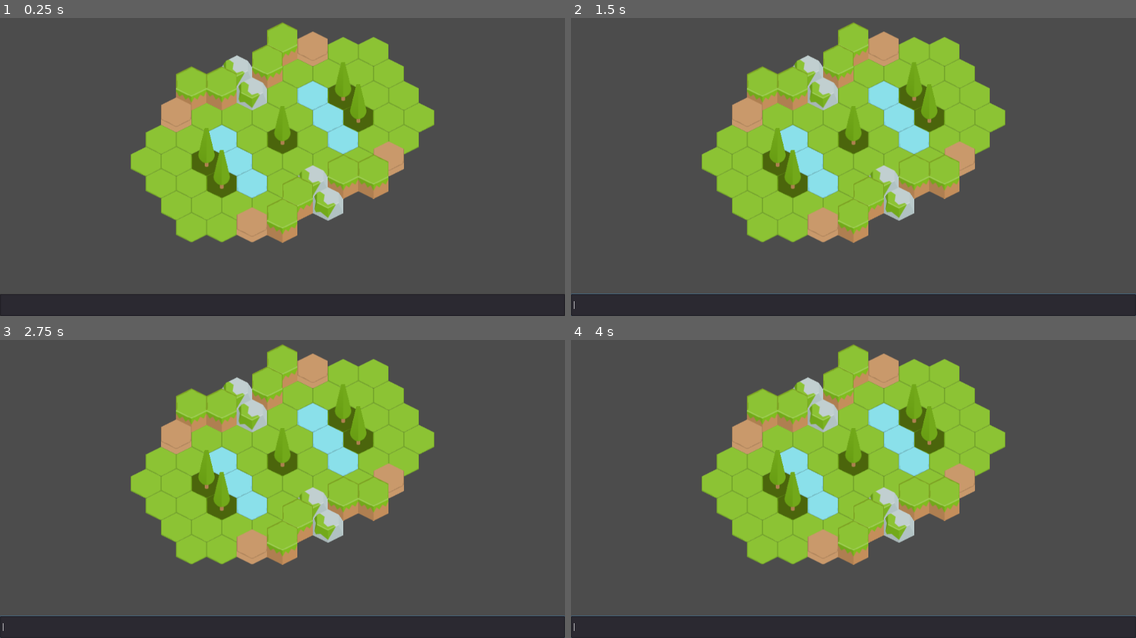
Above: before the commit, frames 1-4 (two rows, left to right).
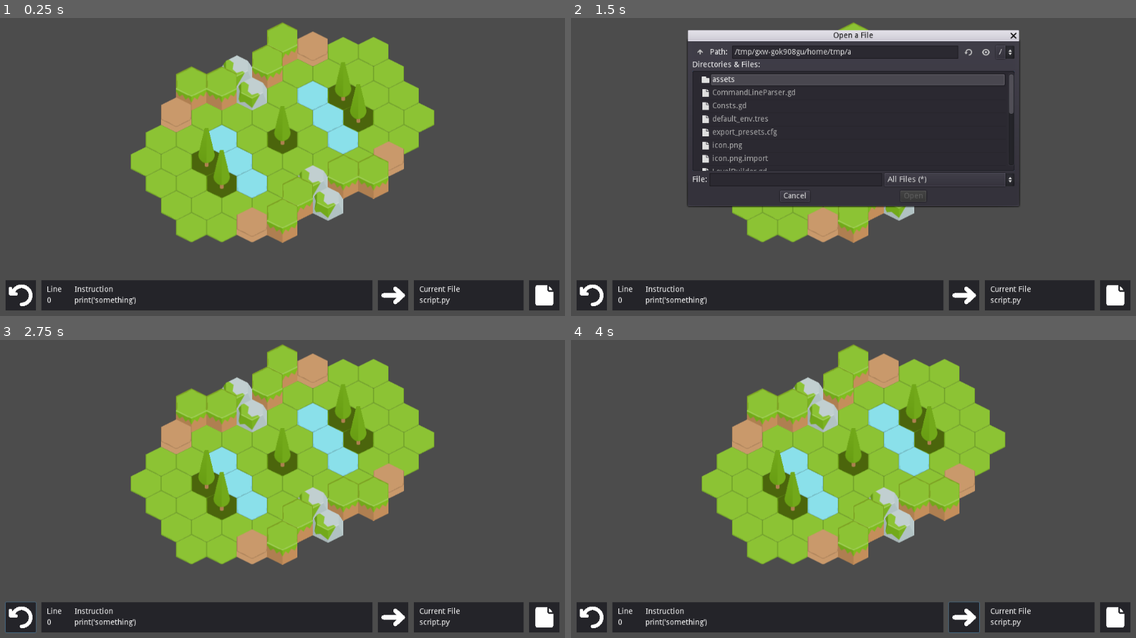
Above: after the commit, the same moments.

Repository: pitrak1/code-battle
Game: Godot game, scene res://LevelPOC.tscn
Same seed, same stepped clock (60 frames per second), same inputs: the game is played once before the commit and once after it.
Inputs (mouse positions are in pixels of both pictures, inside the frame that each line leads up to):
- Up to frame 1 (0.25 s): no input
- Up to frame 2 (1.5 s): click (593, 295) at 0.52 s; click (1113, 295) at 1.27 s
- Up to frame 3 (2.75 s): click (22, 617) at 2.02 s
- Up to frame 4 (4 s): click (593, 617) at 2.77 s; click (966, 617) at 3.52 s

The runs differ from the first frame. In frame 1, 7.0% of the frame differs, in the area x 0-100%, y 87-100%; in frame 2, 38%, in the area x 0-100%, y 4-100%; in frame 3, 7.0%; in frame 4, 7.0%.

Commit message:
outdate parser and ui

Diff:
--- a/CommandLineParser.gd
+++ b/CommandLineParser.gd
@@ -1,4 +1,3 @@
-
 var __whitespace_regex
 
 func setup():
@@ -7,10 +6,25 @@
 
 func parse(line):
 	var words = __get_words(line)
-	print(words)
+	__first_word(words)
 
 func __get_words(line):
 	var words = []
 	for word in __whitespace_regex.search_all(line):
 		words.push_back(word.get_string())
 	return words
+
+func __first_word(words):
+	match words[0]:
+		'ls':
+			self.__ls(words)
+		'run':
+			self.__run(words)
+		_:
+			print('error')
+
+func __ls(words):
+	print('ls')
+
+func __run(words):
+	print('run')
--- a/LevelPOC.gd
+++ b/LevelPOC.gd
@@ -14,7 +14,13 @@
 	__parser = commandLineParserScript.new()
 	__parser.setup()
 
+	$UI.setup(self)
 
-func _input(event):
-	if event is InputEventKey and event.pressed and event.scancode == KEY_ENTER:
-		__parser.parse($LineEdit.get_text())
+func _on_restart():
+	print('restart')
+
+func _on_next():
+	print('next')
+
+func _on_select_file(path):
+	print(path)
--- a/LevelPOC.tscn
+++ b/LevelPOC.tscn
@@ -1,15 +1,9 @@
-[gd_scene load_steps=2 format=2]
+[gd_scene load_steps=3 format=2]
 
 [ext_resource path="res://LevelPOC.gd" type="Script" id=1]
+[ext_resource path="res://UI.tscn" type="PackedScene" id=2]
 
 [node name="Node2D" type="Node2D"]
 script = ExtResource( 1 )
 
-[node name="LineEdit" type="LineEdit" parent="."]
-anchor_bottom = 1.0
-margin_top = 560.0
-margin_right = 1024.0
-margin_bottom = 600.0
-__meta__ = {
-"_edit_use_anchors_": false
-}
+[node name="UI" parent="." instance=ExtResource( 2 )]
--- /dev/null
+++ b/UI.gd
@@ -0,0 +1,17 @@
+extends Control
+
+func setup(parent):
+	$RestartPanel/RestartButton.connect("pressed", parent, "_on_restart")
+	$NextPanel/NextButton.connect("pressed", parent, "_on_next")
+	$SelectFilePanel/SelectFileButton.connect("pressed", self, "__on_select_file_pressed")
+	$FileDialog.connect("file_selected", parent, "_on_select_file")
+
+func set_code_position(line, instruction):
+	$CodePositionPanel/InstructionValue.text = line
+	$CodePositionPanel/InstructionValue.text = instruction
+
+func set_file(file):
+	$FilePanel/FileValue.text = file
+
+func __on_select_file_pressed():
+	$FileDialog.popup()
--- /dev/null
+++ b/UI.tscn
@@ -0,0 +1,160 @@
+[gd_scene load_steps=5 format=2]
+
+[ext_resource path="res://assets/next.png" type="Texture" id=1]
+[ext_resource path="res://assets/restart.png" type="Texture" id=2]
+[ext_resource path="res://assets/file.png" type="Texture" id=3]
+[ext_resource path="res://UI.gd" type="Script" id=4]
+
+[node name="UI" type="Control"]
+anchor_right = 1.0
+anchor_bottom = 1.0
+script = ExtResource( 4 )
+__meta__ = {
+"_edit_use_anchors_": false
+}
+
+[node name="RestartPanel" type="Panel" parent="."]
+margin_left = 10.0
+margin_top = 535.0
+margin_right = 65.0
+margin_bottom = 590.0
+__meta__ = {
+"_edit_use_anchors_": false
+}
+
+[node name="RestartButton" type="ToolButton" parent="RestartPanel"]
+margin_right = 55.0
+margin_bottom = 55.0
+hint_tooltip = "Restart Script"
+icon = ExtResource( 2 )
+expand_icon = true
+__meta__ = {
+"_edit_use_anchors_": false
+}
+
+[node name="CodePositionPanel" type="Panel" parent="."]
+margin_left = 75.0
+margin_top = 535.0
+margin_right = 675.0
+margin_bottom = 590.0
+__meta__ = {
+"_edit_use_anchors_": false
+}
+
+[node name="LineLabel" type="Label" parent="CodePositionPanel"]
+margin_left = 10.0
+margin_top = 10.0
+margin_right = 50.0
+margin_bottom = 24.0
+text = "Line"
+__meta__ = {
+"_edit_use_anchors_": false
+}
+
+[node name="LineValue" type="Label" parent="CodePositionPanel"]
+margin_left = 10.0
+margin_top = 30.0
+margin_right = 50.0
+margin_bottom = 44.0
+text = "0"
+__meta__ = {
+"_edit_use_anchors_": false
+}
+
+[node name="InstructionLabel" type="Label" parent="CodePositionPanel"]
+margin_left = 60.0
+margin_top = 10.0
+margin_right = 130.0
+margin_bottom = 24.0
+text = "Instruction"
+__meta__ = {
+"_edit_use_anchors_": false
+}
+
+[node name="InstructionValue" type="Label" parent="CodePositionPanel"]
+margin_left = 60.0
+margin_top = 30.0
+margin_right = 100.0
+margin_bottom = 44.0
+text = "print('something')"
+
+[node name="NextPanel" type="Panel" parent="."]
+margin_left = 685.0
+margin_top = 535.0
+margin_right = 740.0
+margin_bottom = 590.0
+__meta__ = {
+"_edit_use_anchors_": false
+}
+
+[node name="NextButton" type="ToolButton" parent="NextPanel"]
+margin_right = 55.0
+margin_bottom = 55.0
+hint_tooltip = "Next Instruction"
+icon = ExtResource( 1 )
+expand_icon = true
+__meta__ = {
+"_edit_use_anchors_": false
+}
+
+[node name="FilePanel" type="Panel" parent="."]
+margin_left = 750.0
+margin_top = 535.0
+margin_right = 949.0
+margin_bottom = 590.0
+__meta__ = {
+"_edit_use_anchors_": false
+}
+
+[node name="FileLabel" type="Label" parent="FilePanel"]
+margin_left = 10.0
+margin_top = 10.0
+margin_right = 50.0
+margin_bottom = 24.0
+text = "Current File"
+__meta__ = {
+"_edit_use_anchors_": false
+}
+
+[node name="FileValue" type="Label" parent="FilePanel"]
+margin_left = 10.0
+margin_top = 30.0
+margin_right = 50.0
+margin_bottom = 44.0
+text = "script.py"
+__meta__ = {
+"_edit_use_anchors_": false
+}
+
+[node name="SelectFilePanel" type="Panel" parent="."]
+margin_left = 959.0
+margin_top = 535.0
+margin_right = 1014.0
+margin_bottom = 590.0
+__meta__ = {
+"_edit_use_anchors_": false
+}
+
+[node name="SelectFileButton" type="ToolButton" parent="SelectFilePanel"]
+margin_right = 55.0
+margin_bottom = 55.0
+hint_tooltip = "Next Instruction"
+icon = ExtResource( 3 )
+expand_icon = true
+__meta__ = {
+"_edit_use_anchors_": false
+}
+
+[node name="FileDialog" type="FileDialog" parent="."]
+margin_left = 212.0
+margin_top = 100.0
+margin_right = 812.0
+margin_bottom = 400.0
+window_title = "Open a File"
+mode = 0
+access = 2
+current_dir = "/Users/nickpitrak/Desktop/CodeBattle"
+current_path = "/Users/nickpitrak/Desktop/CodeBattle/"
+__meta__ = {
+"_edit_use_anchors_": false
+}
Binary file added: assets/file.png
Not shown, added: assets/file.png.import
Binary file added: assets/next.png
Binary file added: assets/restart.png
